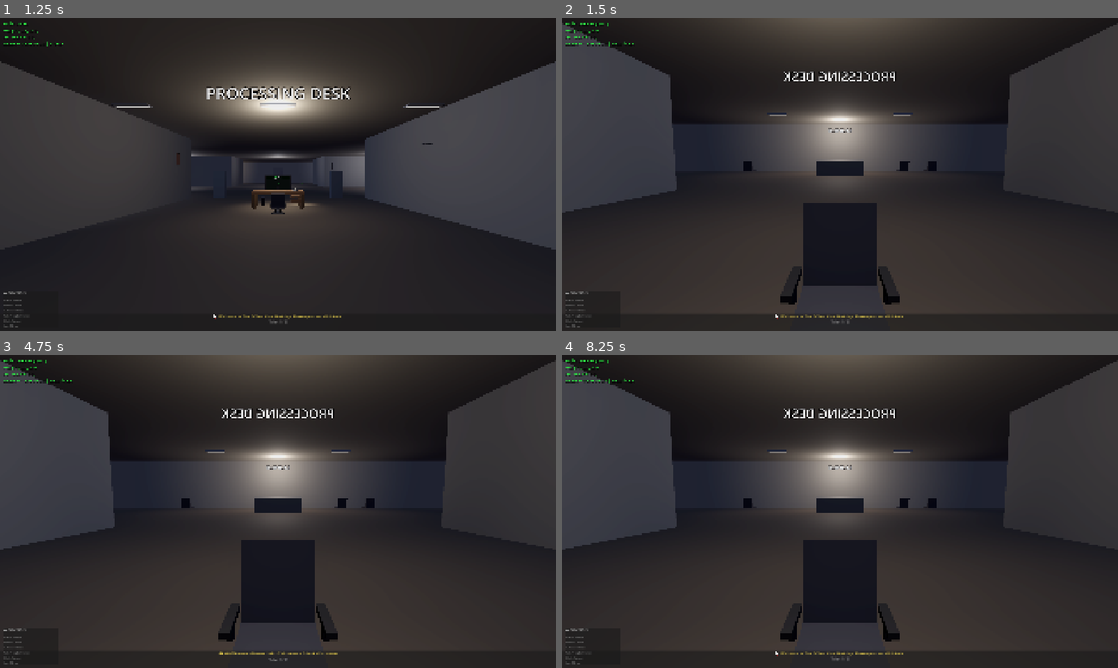
Above: before the commit, frames 1-4 (two rows, left to right).
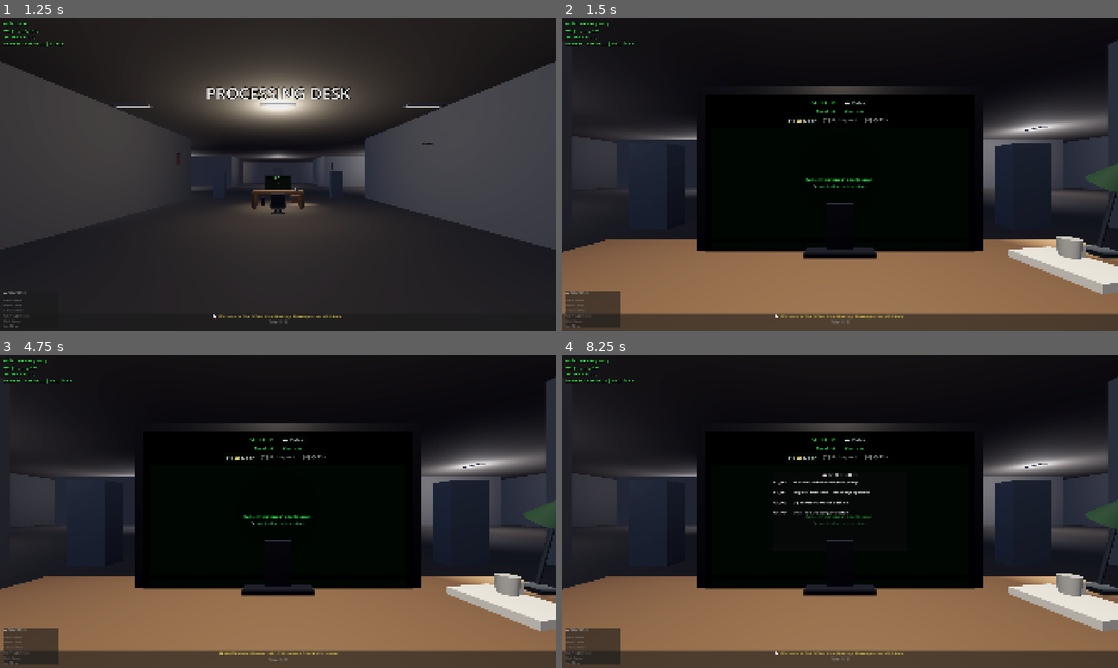
Above: after the commit, the same moments.

Repository: ThanhNguyxn/the-stamp-office
Game: Godot game, scene res://scenes/Main.tscn
Same seed, same stepped clock (60 frames per second), same inputs: the game is played once before the commit and once after it.
Inputs (mouse positions are in pixels of both pictures, inside the frame that each line leads up to):
- Up to frame 1 (1.25 s): click "▶ START SHIFT" at 0.5 s
- Up to frame 2 (1.5 s): tap Enter at 1.25 s; move the mouse to (867, 174) at 1.27 s; hold W (move_forward) from 1.28 s (still down); tap E (interact_desk) at 1.35 s
- Up to frame 3 (4.75 s): tap Space (move_jump) at 1.52, 2, 2.27, 3.77, 4.52 s; move the mouse to (166, 527) at 2.02 s; release W (move_forward) at 2.03 s; hold S (move_back) 2.03-2.78 s; tap E (interact_desk) at 2.1, 3.05, 3.8, 4.55 s; move the mouse to (289, 505) at 2.77 s; hold Shift (move_sprint) 2.78-3.53 s; hold W (move_forward) from 2.78 s (still down); tap Enter at 3.5, 4.35 s; move the mouse to (250, 574) at 3.52 s; tap Tab (toggle_cursor) at 3.6 s; click (250, 574) at 3.67 s; move the mouse to (316, 514) at 4.27 s
- Up to frame 4 (8.25 s): tap Escape (ui_cancel) at 4.9 s; release W (move_forward) at 5 s; click "▶ START SHIFT" at 5 s; move the mouse to (795, 508) at 5.77 s; hold W (move_forward) 5.78-6.53 s; tap 1 at 5.85 s; tap Space (move_jump) at 6.02, 6.5, 7.52 s; tap E (interact_desk) at 6.05, 6.8, 7.55 s; move the mouse to (867, 511) at 6.52 s; hold S (move_back) 6.53-7.28 s; tap B at 6.6 s; click (867, 511) at 6.67 s; move the mouse to (817, 505) at 7.27 s; hold D (move_right) 7.28-8.03 s; tap 2 at 7.35 s; tap Enter at 8 s; move the mouse to (962, 495) at 8.02 s; hold W (move_forward) from 8.03 s (still down); tap 3 at 8.1 s

Frame 1 is identical in both runs. In frame 2, 75% of the frame differs, in the area x 0-100%, y 0-100%; in frame 3, 75%; in frame 4, 74%.

Commit message:
Fix camera facing wrong direction - look forward at monitor

Diff:
--- a/game/scripts/Player.gd
+++ b/game/scripts/Player.gd
@@ -174,12 +174,12 @@
 
 		# Position camera like sitting at desk looking STRAIGHT at monitor
 		# Desk at (0, 0, 2), Monitor at desk-relative (0, 0.8, -0.45)
-		# Monitor screen center global: (0, 1.15, 1.578)
-		# Camera should be in front of monitor looking at it
-		global_position = Vector3(0, 0.45, 2.7)  # Seated at chair, z > desk z
-		rotation.y = PI  # Face toward -z (toward monitor)
+		# Monitor screen center global: (0, 1.15, 1.55)
+		# Camera should be in front of monitor (higher z) looking toward -z
+		global_position = Vector3(0, 0.45, 2.5)  # Seated at chair position
+		rotation.y = 0  # Face toward -z (forward, toward monitor)
 		if head:
-			head.rotation.x = -0.08  # Very slight down to look at screen center
+			head.rotation.x = 0.0  # Look straight ahead at screen
 
 		desk_focused = true
 		set_cursor_mode(true)  # Auto-enable cursor for clicking
